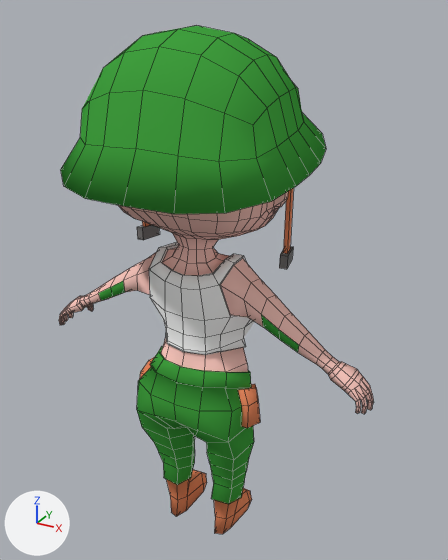
What one commit did to the Blender file datas/meshes/riflewoman.blend.
Rendered twice from a 50 mm camera at (1.114, -1.828, 2.093) aimed at (0.055, 0.098, 1.13). The axes (+X, +Y, +Z) are drawn at lower left. The lights are the same throughout. Mesh edges are drawn as thin lines.

The older version as bpy lines, for what is in view:
```python
me_human = bpy.data.meshes.new('human')
me_human.from_pydata(...)  # 705 vertices, 677 faces; spans x 0.0..0.7, y -0.42..0.44, z -0.01..2.04
# faces by material slot: [319, 124, 47, 52, 7, 128]
me_human.materials.append(mat_skin)  # pink #ffcbc1
me_human.materials.append(mat_camo)  # green #40a03f
me_human.materials.append(mat_leather)  # orange #e7895f
me_human.materials.append(mat_cloth)  # white #ffffff
me_human.materials.append(mat_steel)  # grey #777777
me_human.materials.append(mat_black)  # black #3b3b3b
ob_human = bpy.data.objects.new('human', me_human)
ob_human.location = (0.0, 0.0, 0.0)
_m = ob_human.modifiers.new('Mirror', 'MIRROR')
_m.use_clip = True
```
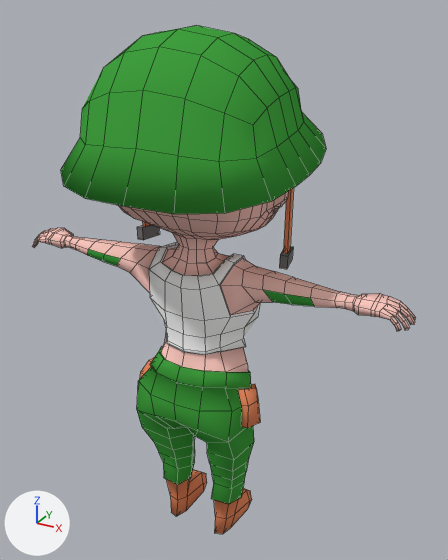
Boxes [x1, y1, x2, y2] around the edits, measured in the pictures (448 x 560 px; the box of a moved part takes in the faces that stretch with it):
'human', reshaped (22% wider)
    before: [59, 25, 374, 534]
    after: [32, 25, 416, 534]
part 1 of me_human, moved or reshaped
    before: [59, 252, 374, 414]
    after: [32, 228, 416, 331]

The edits, one by one:
me_human has 705 vertices, 677 faces and spans x 0.0..0.7, y -0.42..0.44, z -0.01..2.04.
me_human is used by ob_human; location (0.0, 0.0, 0.0).
me_human part 1: all 153 vertices in x 0.23..0.7, y -0.08..0.08, z 0.81..1.2 are turned -33.4 degrees about the y axis through their middle, then moved by (0.04, 0.0, 0.2).
